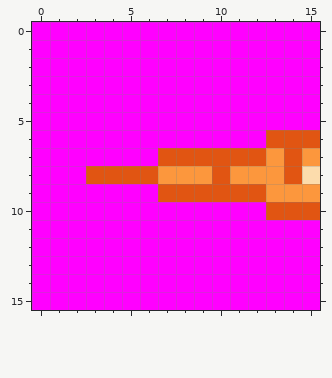
One commit to this pixel-art sprite: Project Rioman/Project Rioman/Content/Video/tiles/325.png. The picture above was drawn from the file before the commit.
The file is 32x32 pixels, drawn in blocks of 2x2; one block is one cell here.
New version:
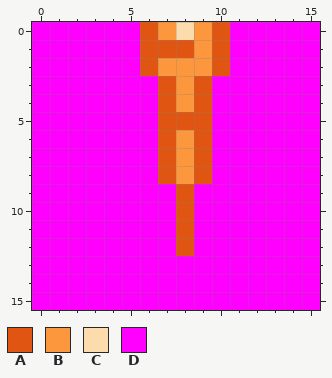
Palette (. is transparent): A #e15512  B #fc973d  C #fcdcac  D #ff00ff
The exact change:
y 0: x 6..10 DDDDD -> ABCBA
y 1: x 6..10 DDDDD -> AAABA
y 2: x 6..10 DDDDD -> ABBBA
y 3..4: x 7..9 DDD -> ABA
y 5: x 7..9 DDD -> AAA
y 6: x 7..9 DDD -> ABA; x 13..15 AAA -> DDD
y 7: x 8 A -> B; x 10..15 AAABAB -> DDDDDD
y 8: x 3..7 AAAAB -> DDDDA; x 9..15 BABBBAC -> ADDDDDD
y 9: x 7 A -> D; x 9..15 AAAABBB -> DDDDDDD
y 10: x 8 D -> A; x 13..15 AAA -> DDD
y 11..12: x 8 D -> A
Where, in picture pixels (left, top, right, bottom), the same in both pictures:
changed: (86, 22, 320, 256)
